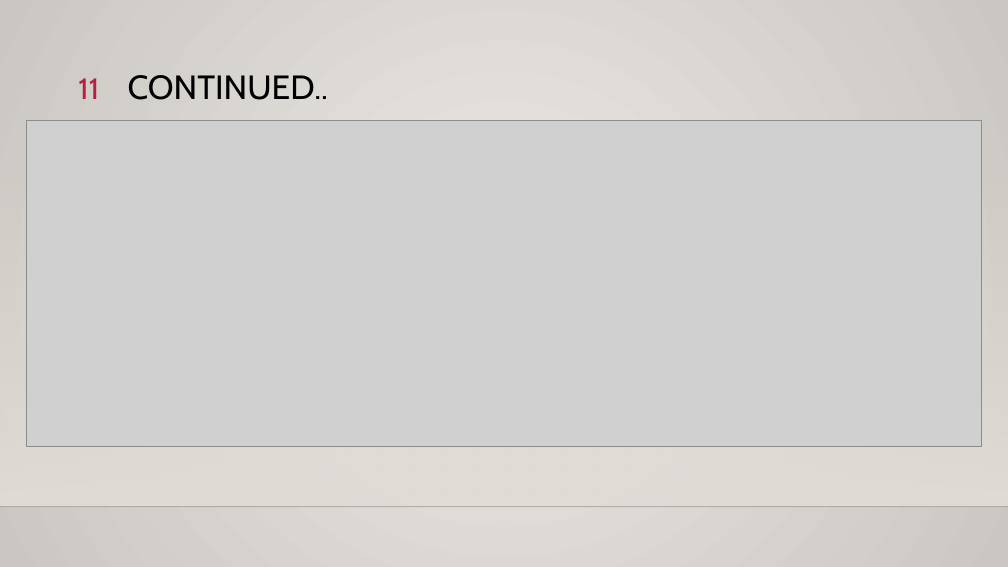
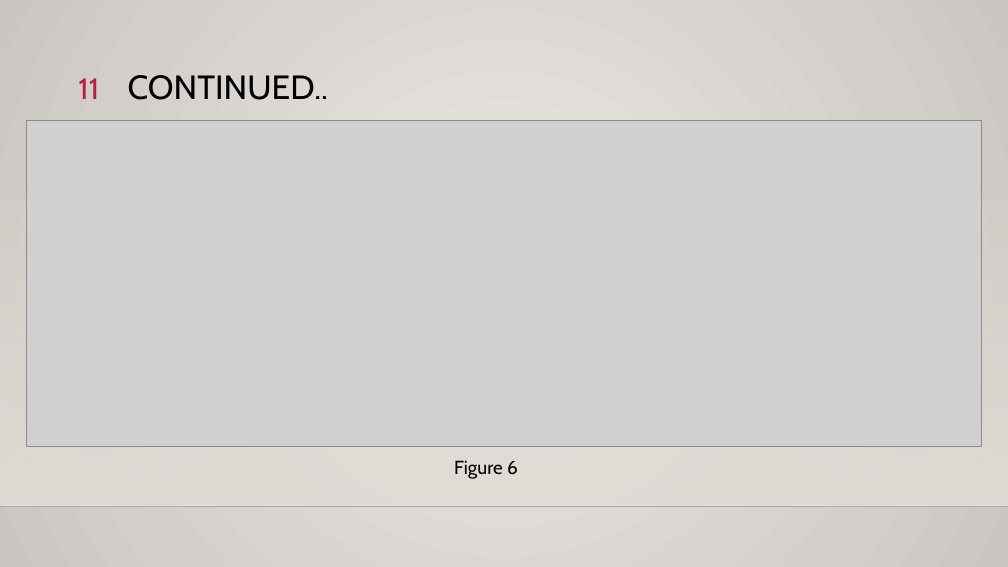
Before and after one commit to Bhagya-laxmi/Noc-based-CNN, a slide deck: slide 11 of docs/NoC-based_CNN_presentation1_Bhagya.pptx. Drawn at 1008x567 pixels with LibreOffice and Linux fonts; fonts in the diff are those of the drawing; grey boxes stand for pictures; background and template pictures are left out. Boxes give left, top, right and bottom in pixels: in the first picture for what was removed or moved away, otherwise in the second. Text is boxed around its words. In the diff, an @@ line names an element or a change of style, - is before the commit and + after.

```diff
--- a/docs/NoC-based_CNN_presentation1_Bhagya.pptx
+++ b/docs/NoC-based_CNN_presentation1_Bhagya.pptx
@@ text added at <box>454,460,518,479</box>, 18 pt, text #000000 @@
+Figure 6
```
Also in this commit, not shown: 8 other slides changed, 4 other files.
